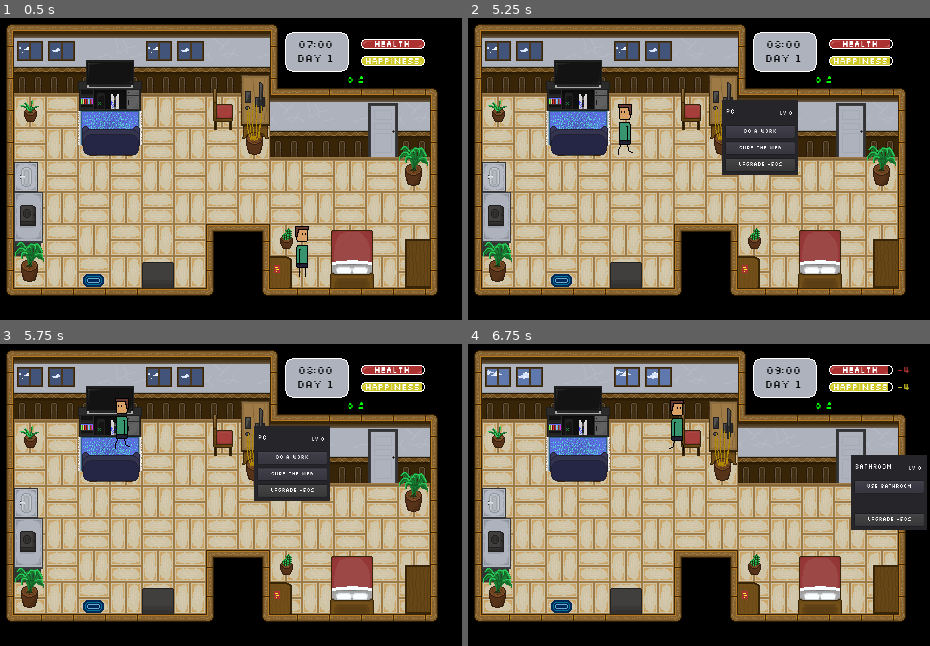
Above: before the commit, frames 1-4 (two rows, left to right).
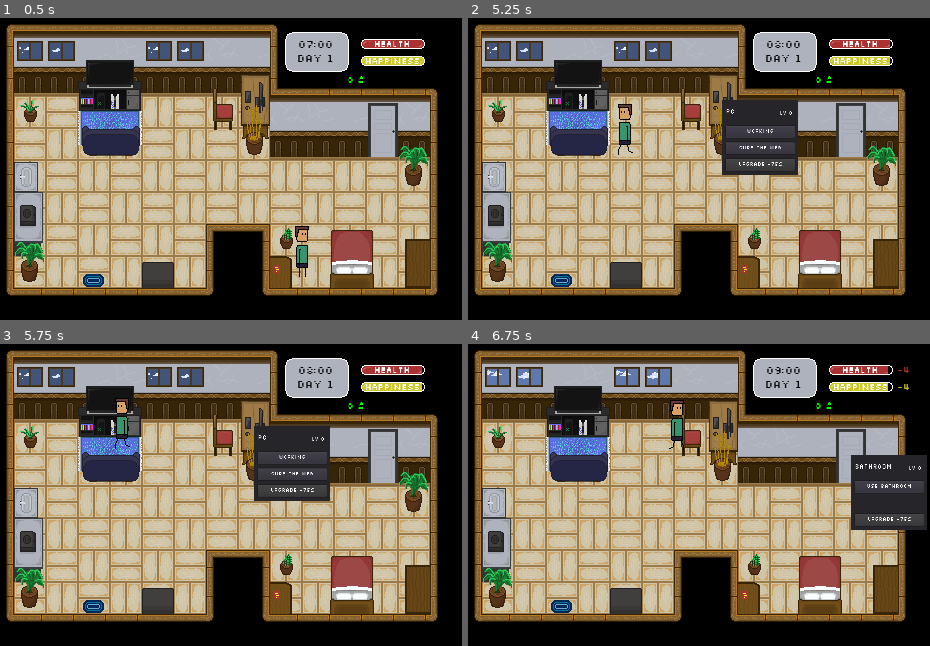
Above: after the commit, the same moments.

Repository: sun-wise-man/work-from-home
Game: Godot game, scene res://scenes/main.tscn
The game is run twice, just before and just after one commit, with the same random seed, the same clock (stepped at 60 frames per second) and the same inputs.
Inputs (mouse positions are in pixels of both pictures, inside the frame that each line leads up to):
- Up to frame 1 (0.5 s): no input
- Up to frame 2 (5.25 s): move the mouse to (819, 259) at 0.52 s; click (819, 259) at 0.67 s; click "Go to sleep" at 1.25 s; tap Enter at 2 s; move the mouse to (495, 217) at 2.02 s; click (495, 217) at 2.17 s; click "Make a meal" at 2.75 s; move the mouse to (578, 87) at 3.52 s; click (578, 87) at 3.67 s; click "Watch TV" at 4.25 s; move the mouse to (722, 99) at 5.02 s; click (722, 99) at 5.17 s
- Up to frame 3 (5.75 s): no input
- Up to frame 4 (6.75 s): click "Do a work" (after the commit: "Working") at 5.75 s; move the mouse to (851, 455) at 6.52 s; click (851, 455) at 6.67 s

Frame 1 is identical in both runs. In frame 2, less than 0.1% of the frame differs, in the area x 59-68%, y 36-50%; in frame 3, less than 0.1%; in frame 4, less than 0.1%.

Commit message:
Balancing
Balancing activity gain and chance

Diff:
--- a/scenes/main.tscn
+++ b/scenes/main.tscn
@@ -999,8 +999,8 @@
 "_edit_group_": true
 }
 object_names = "Bed"
-object_start_cost = 50
-object_cost_increase = 50
+object_start_cost = 75
+object_cost_increase = 75
 
 [node name="Area2D" type="Area2D" parent="Objects/Bed"]
 
@@ -1017,8 +1017,8 @@
 "_edit_group_": true
 }
 object_names = "Stove"
-object_start_cost = 50
-object_cost_increase = 50
+object_start_cost = 75
+object_cost_increase = 75
 
 [node name="Area2D" type="Area2D" parent="Objects/Stove"]
 
@@ -1035,8 +1035,8 @@
 "_edit_group_": true
 }
 object_names = "TV"
-object_start_cost = 50
-object_cost_increase = 50
+object_start_cost = 75
+object_cost_increase = 75
 
 [node name="Area2D" type="Area2D" parent="Objects/Console"]
 
@@ -1053,8 +1053,8 @@
 "_edit_group_": true
 }
 object_names = "PC"
-object_start_cost = 50
-object_cost_increase = 50
+object_start_cost = 75
+object_cost_increase = 75
 
 [node name="Area2D" type="Area2D" parent="Objects/PC"]
 
@@ -1071,8 +1071,8 @@
 "_edit_group_": true
 }
 object_names = "Bathroom"
-object_start_cost = 50
-object_cost_increase = 50
+object_start_cost = 75
+object_cost_increase = 75
 
 [node name="Area2D" type="Area2D" parent="Objects/Bathroom"]
 
@@ -1103,7 +1103,7 @@
 script = ExtResource( 18 )
 event_name = PoolStringArray( "meeting", "great meeting", "bad meeting", "overtime", "missing file", "missed deadline", …(332 unchanged characters)…
 event_from = PoolStringArray( "PC", "meeting", "meeting", "PC", "PC", "PC", "Console", "Console", "play online", "duo", …(212 unchanged characters)…
-event_chance = PoolIntArray( 11, 102, 0, 3, 3, 3, 20, 10, 50, 55, 45, 50, 40, 60, 15, 50, 100, 50, 50, 50, 15, 50, 50, 12, 3, 12, 13, 17, 5, 12, 3 )
+event_chance = PoolIntArray( 11, 102, 0, 3, 3, 3, 20, 10, 50, 55, 45, 50, 40, 60, 15, 50, 100, 50, 50, 50, 15, 50, 50, 12, 3, 12, 13, 19, 5, 19, 5 )
 event_output = PoolStringArray( "chance", "gain", "gain", "gain", "gain", "gain", "gain", "decision", "chance", "gain", …(181 unchanged characters)…
 health_output = PoolIntArray( 0, 3, -4, -4, -4, -4, 0, 0, 0, 0, -2, 0, 0, -2, 0, 0, 0, 0, 0, 0, 0, 0, 0, 0, -11, 2, -12, 4, -26, 6, 1 )
 happiness_output = PoolIntArray( 0, 6, -1, -6, -1, -1, 2, 0, 0, 2, -4, 0, 2, -6, 0, 0, 4, 0, 8, -8, 0, 4, -15, 9, -11, 16, -12, 4, -21, 4, -5 )
@@ -1408,9 +1408,9 @@
 activity_name = PoolStringArray( "Bed", "Stove", "Console", "TV", "PC", "Web", "Bathroom" )
 activity_from = PoolStringArray( "Bed", "Stove", "TV", "TV", "PC", "PC", "Bathroom" )
 activity_type = PoolStringArray( "Health", "Health", "Happiness", "Happiness", "Work", "Happiness", "Health" )
-activity_gain = PoolIntArray( 10, 10, 10, 5, 10, 5, 5 )
+activity_gain = PoolIntArray( 10, 10, 10, 10, 10, 10, 10 )
 activity_scale = PoolIntArray( 1, 1, 1, 1, 1, 1, 1 )
-activity_desc = PoolStringArray( "Go to sleep", "Make a meal", "Play a game", "Watch TV", "Do a work", "Surf the web", "Use bathroom" )
+activity_desc = PoolStringArray( "Go to sleep", "Make a meal", "Play a game", "Watch TV", "Working", "Surf the web", "Use bathroom" )
 
 [node name="Panel" type="Panel" parent="GUI/ActivitySystem"]
 margin_right = 200.0
@@ -1599,10 +1599,10 @@
 [connection signal="pressed" from="GUI/DecisionPanel/Option1" to="GUI/DecisionPanel" method="_on_Option1_pressed"]
 [connection signal="pressed" from="GUI/DecisionPanel/Option2" to="GUI/DecisionPanel" method="_on_Option2_pressed"]
 [connection signal="visibility_changed" from="GUI/EventPanel" to="GUI/EventPanel" method="_on_EventPanel_visibility_changed"]
+[connection signal="upgrade_object" from="GUI/ActivitySystem" to="Objects/Bed" method="_on_ActivitySystem_upgrade_object"]
+[connection signal="upgrade_object" from="GUI/ActivitySystem" to="Objects/Console" method="_on_ActivitySystem_upgrade_object"]
 [connection signal="upgrade_object" from="GUI/ActivitySystem" to="Objects/Bathroom" method="_on_ActivitySystem_upgrade_object"]
 [connection signal="upgrade_object" from="GUI/ActivitySystem" to="Objects/Stove" method="_on_ActivitySystem_upgrade_object"]
-[connection signal="upgrade_object" from="GUI/ActivitySystem" to="Objects/Console" method="_on_ActivitySystem_upgrade_object"]
-[connection signal="upgrade_object" from="GUI/ActivitySystem" to="Objects/Bed" method="_on_ActivitySystem_upgrade_object"]
 [connection signal="upgrade_object" from="GUI/ActivitySystem" to="Objects/PC" method="_on_ActivitySystem_upgrade_object"]
 [connection signal="mouse_entered" from="GUI/ActivitySystem/Panel" to="." method="_on_Panel_mouse_entered"]
 [connection signal="mouse_exited" from="GUI/ActivitySystem/Panel" to="." method="_on_Panel_mouse_exited"]
Not shown: 1 places in scenes/main.tscn that only renumber resources
